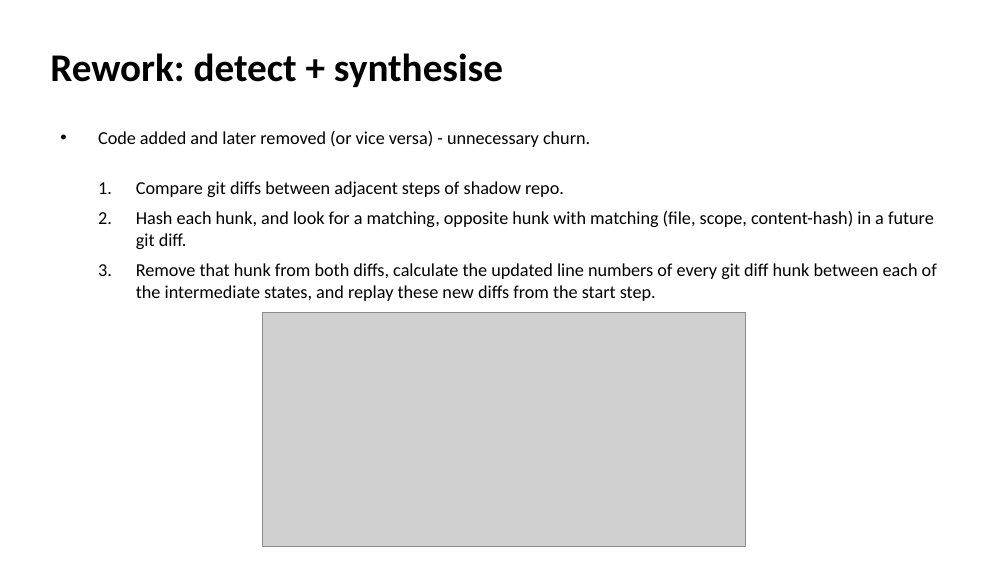
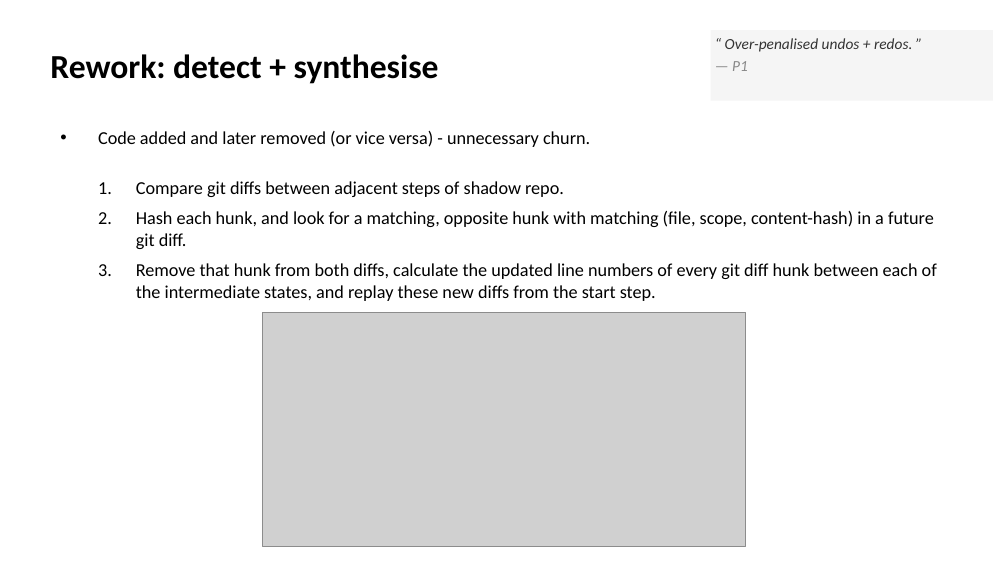
Before and after one commit to EthanHosier/fyp, a slide deck: slide 12 of presentation/slides.pptx. Drawn at 1008x567 pixels with LibreOffice and Linux fonts; fonts in the diff are those of the drawing; grey boxes stand for pictures. Boxes give left, top, right and bottom in pixels: in the first picture for what was removed or moved away, otherwise in the second. Text is boxed around its words. In the diff, an @@ line names an element or a change of style, - is before the commit and + after.

```diff
--- a/presentation/slides.pptx
+++ b/presentation/slides.pptx
@@ text "Rework: detect + synthesise" at <box>50,54,439,84</box>: size 28 to 24 pt @@
@@ rectangle added at <box>711,30,993,101</box>, fill #F5F5F5, 11 pt, text #333333, italic @@
+“ Over-penalised undos + redos. ”
+— P1
```
Also in this commit, not shown: 6 other slides changed, 1 other file.
